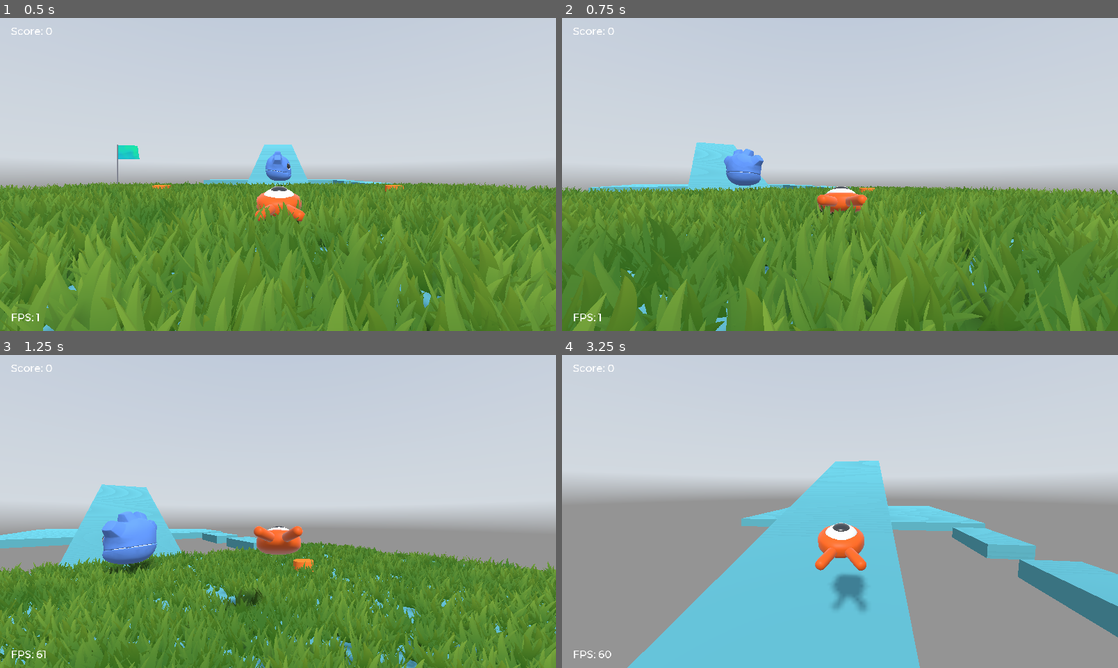
Above: before the commit, frames 1-4 (two rows, left to right).
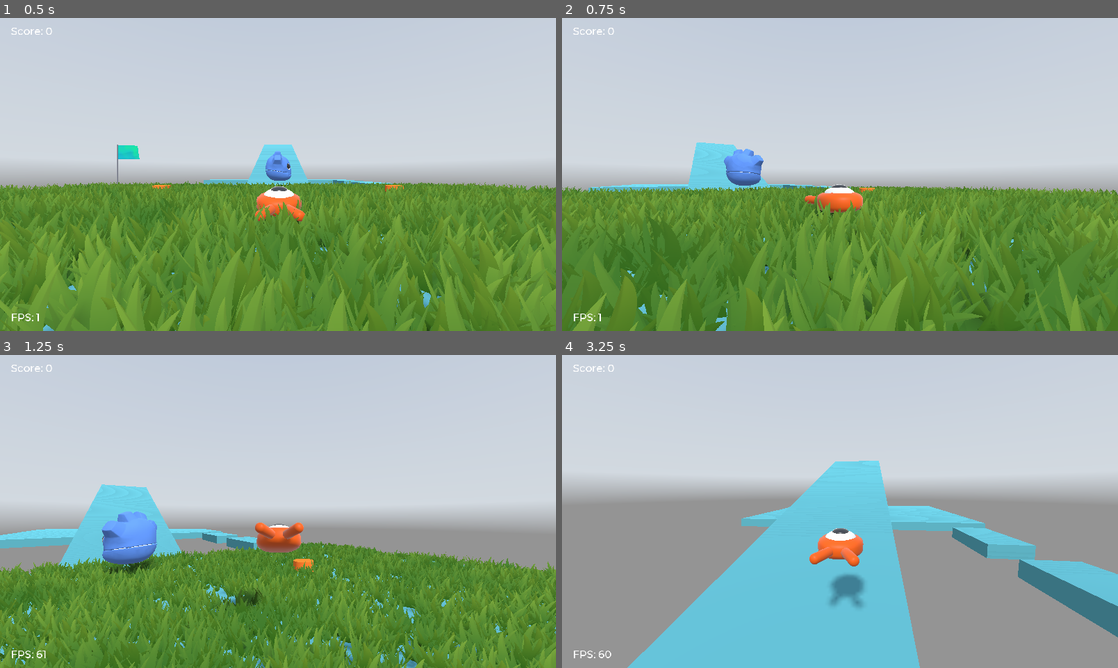
Above: after the commit, the same moments.

Repository: telmotrooper/squash-the-creeps
Game: Godot game, scene res://Main.tscn
The game is run twice, just before and just after one commit, with the same random seed, the same clock (stepped at 60 frames per second) and the same inputs. A sky picture missing from this copy of the repository is replaced by a grey-blue gradient.
Inputs (mouse positions are in pixels of both pictures, inside the frame that each line leads up to):
- Up to frame 1 (0.5 s): no input
- Up to frame 2 (0.75 s): tap Enter (ui_accept) at 0.5 s; move the mouse to (867, 174) at 0.52 s; hold Up (move_forward) from 0.53 s (still down); click (867, 174) at 0.6 s
- Up to frame 3 (1.25 s): keep holding Up (move_forward); tap Space (jump) at 0.77 s
- Up to frame 4 (3.25 s): keep holding Up (move_forward); move the mouse to (812, 511) at 1.27 s; click (812, 511) at 1.35 s; tap Space (jump) at 1.52, 3.02 s; move the mouse to (851, 505) at 2.02 s; tap Delete at 2.1 s; click (851, 505) at 2.3 s; move the mouse to (834, 517) at 2.77 s; tap Shift at 2.85 s; click (834, 517) at 3.05 s

Frame 1 is identical in both runs. In frame 2, 0.3% of the frame differs, in the area x 43-55%, y 53-68%; in frame 3, 0.5%; in frame 4, 0.8%, in the area x 44-55%, y 53-82%.

Commit message:
Player can spin and kill enemies

Diff:
--- a/Mob.gd
+++ b/Mob.gd
@@ -1,4 +1,5 @@
 extends KinematicBody
+class_name Mob
 
 signal squashed
 
--- a/Player.gd
+++ b/Player.gd
@@ -10,7 +10,13 @@
 var velocity = Vector3.ZERO
 
 func _physics_process(delta):
+  if not $AnimationPlayer.is_playing():
+    $AnimationPlayer.play("float")
+
   var horizontal_rotation = $CameraPivot/Horizontal.global_transform.basis.get_euler().y
+
+  if Input.is_action_just_pressed("attack"):
+    $AnimationPlayer.play("spin-y")
 
   # Get direction vector based on input.
   var direction = Vector3(
@@ -68,4 +74,8 @@
   queue_free()
 
 func _on_MobDetector_body_entered(body):
-  die()
+  if $AnimationPlayer.current_animation == "spin-y" and $AnimationPlayer.is_playing():
+    if body is Mob:
+      body.squash()
+  else:
+    die()
--- a/Player.tscn
+++ b/Player.tscn
@@ -38,6 +38,22 @@
 "values": [ Vector3( -9.551, 0, 0 ), Vector3( 0.622502, 0, 0 ), Vector3( 11.4967, 2.98079, -0.603191 ), Vector3( 0.582003, 0, 0 ), Vector3( -10.1282, 2.65537, -0.69615 ) ]
 }
 
+[sub_resource type="Animation" id=4]
+resource_name = "spin-y"
+length = 0.4
+tracks/0/type = "value"
+tracks/0/path = NodePath("Pivot:rotation_degrees")
+tracks/0/interp = 1
+tracks/0/loop_wrap = true
+tracks/0/imported = false
+tracks/0/enabled = true
+tracks/0/keys = {
+"times": PoolRealArray( 0, 0.4 ),
+"transitions": PoolRealArray( 1, 1 ),
+"update": 0,
+"values": [ Vector3( 0, 0, 0 ), Vector3( 0, 720, 0 ) ]
+}
+
 [node name="Player" type="KinematicBody"]
 collision_mask = 6
 script = ExtResource( 2 )
@@ -64,6 +80,7 @@
 [node name="AnimationPlayer" type="AnimationPlayer" parent="."]
 autoplay = "float"
 anims/float = SubResource( 3 )
+anims/spin-y = SubResource( 4 )
 
 [node name="CameraPivot" type="Spatial" parent="."]
 script = ExtResource( 3 )
--- a/project.godot
+++ b/project.godot
@@ -7,6 +7,16 @@
 ;   param=value ; assign values to parameters
 
 config_version=4
+
+_global_script_classes=[ {
+"base": "KinematicBody",
+"class": "Mob",
+"language": "GDScript",
+"path": "res://Mob.gd"
+} ]
+_global_script_class_icons={
+"Mob": ""
+}
 
 [application]
 
@@ -93,6 +103,11 @@
 "events": [ Object(InputEventKey,"resource_local_to_scene":false,"resource_name":"","device":0,"alt":false,"shift":false,"control":false,"meta":false,"command":false,"pressed":false,"scancode":16777217,"unicode":0,"echo":false,"script":null)
  ]
 }
+attack={
+"deadzone": 0.5,
+"events": [ Object(InputEventMouseButton,"resource_local_to_scene":false,"resource_name":"","device":0,"alt":false,"shift":false,"control":false,"meta":false,"command":false,"button_mask":0,"position":Vector2( 0, 0 ),"global_position":Vector2( 0, 0 ),"factor":1.0,"button_index":1,"pressed":false,"doubleclick":false,"script":null)
+ ]
+}
 
 [layer_names]
 
Not shown: 1 places in Player.tscn that only renumber resources
